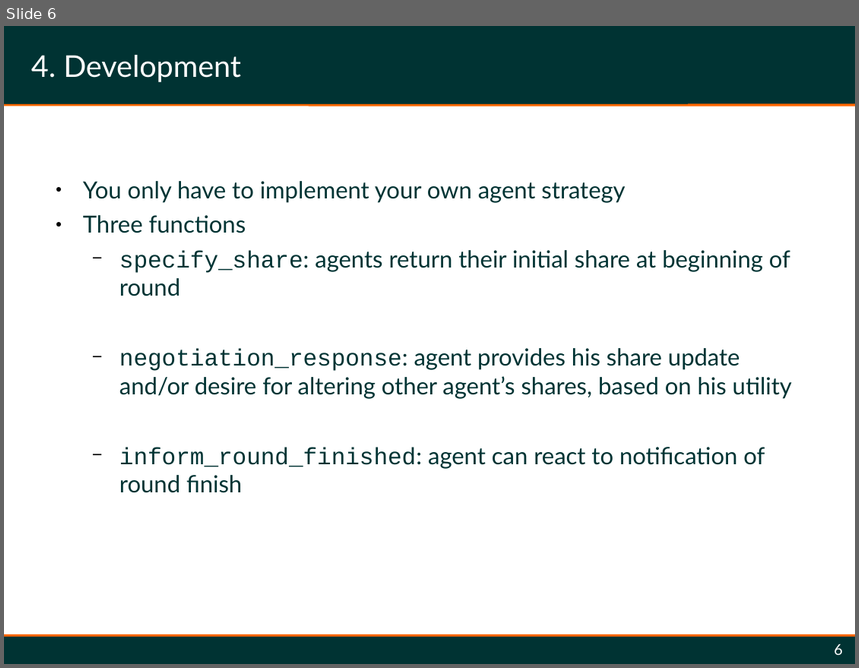
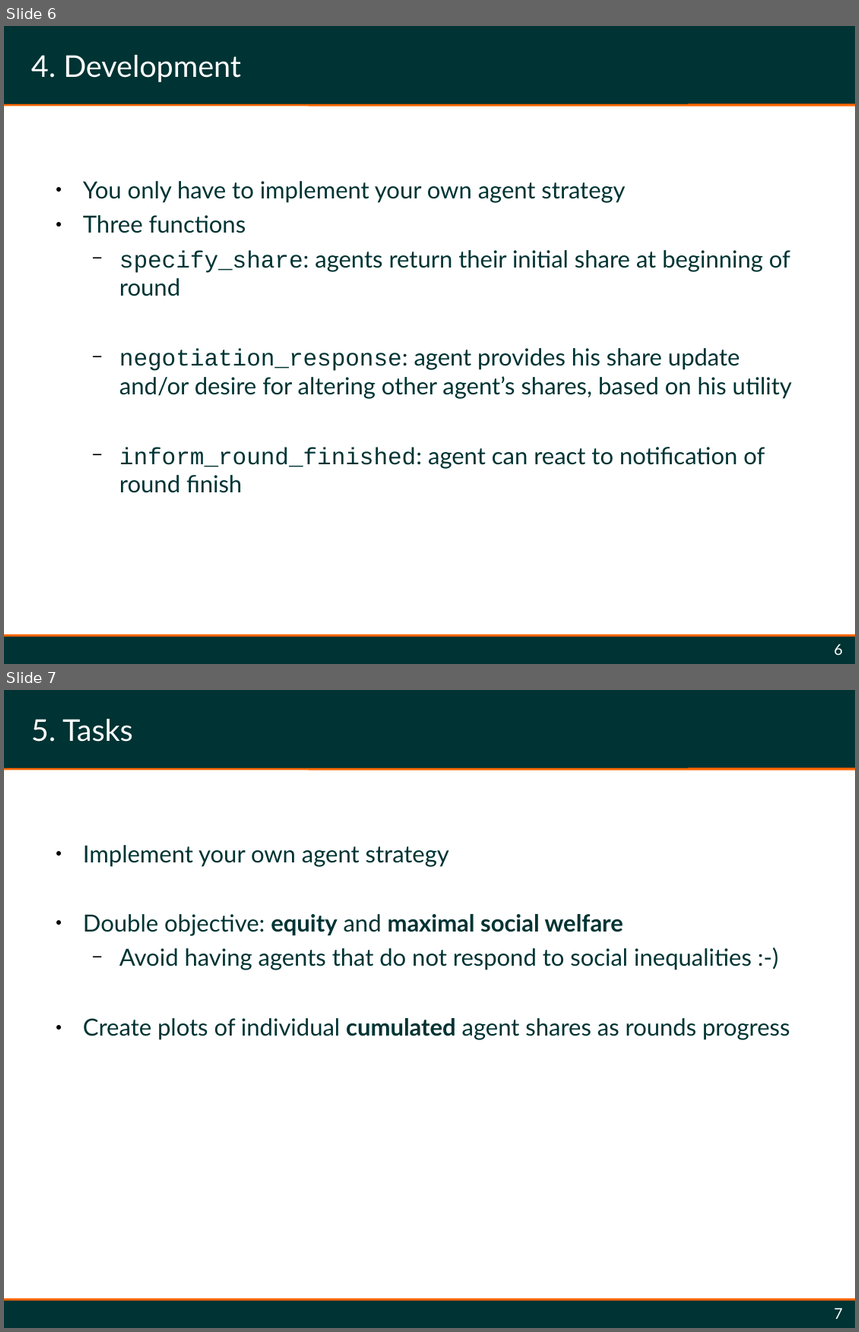
Before and after one commit to cs-pub-ro/MAS, a slide deck: lab8-game-theory/description/Lab-8-Tragedy-of-the-Commons.odp. Shown one above the other, each under a label of ours: slide 6 before the commit, slides 6 and 7 after it. The pictures are 859x668 and 859x1332 pixels, drawn with LibreOffice and Linux fonts; fonts in the diff are those of the drawing. Boxes give left, top, right and bottom in pixels: in the first picture for what was removed or moved away, otherwise in the second. Text is boxed around its words. In the diff, an @@ line names an element or a change of style, - is before the commit and + after.

Commit message:
Adding Tasks slide in description of Lab 8 Tragedy of the Commons

```diff
--- a/lab8-game-theory/description/Lab-8-Tragedy-of-the-Commons.odp
+++ b/lab8-game-theory/description/Lab-8-Tragedy-of-the-Commons.odp
@@ slide 7 added at [4,690,855,1328], background #FFFFFF; not listed: 4 template elements that a slide beside it also shows @@
@@ title added at [4,690,688,768], fill #003333, 28 pt, text #FFFFFF @@
+5. Tasks
@@ text added at [83,845,790,1040], 22 pt, text #003333 @@
+● Implement your own agent strategy
+● Double objective: equity and maximal social welfare
+  − Avoid having agents that do not respond to social inequalities :-)
+● Create plots of individual cumulated agent shares as rounds progress
@@ page number added at [834,1309,842,1319], 14 pt, text #FFFFFF @@
+7
```
